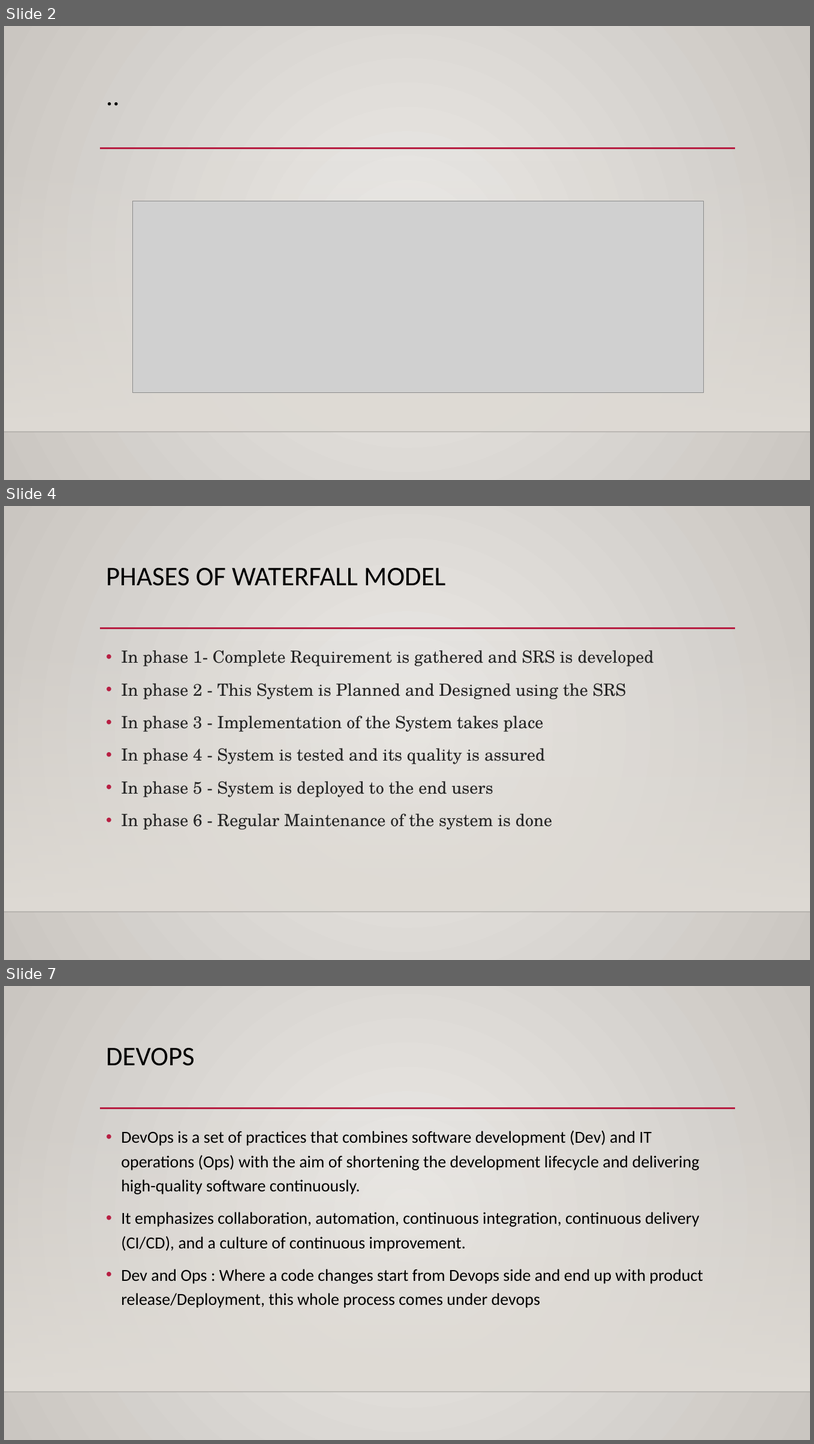
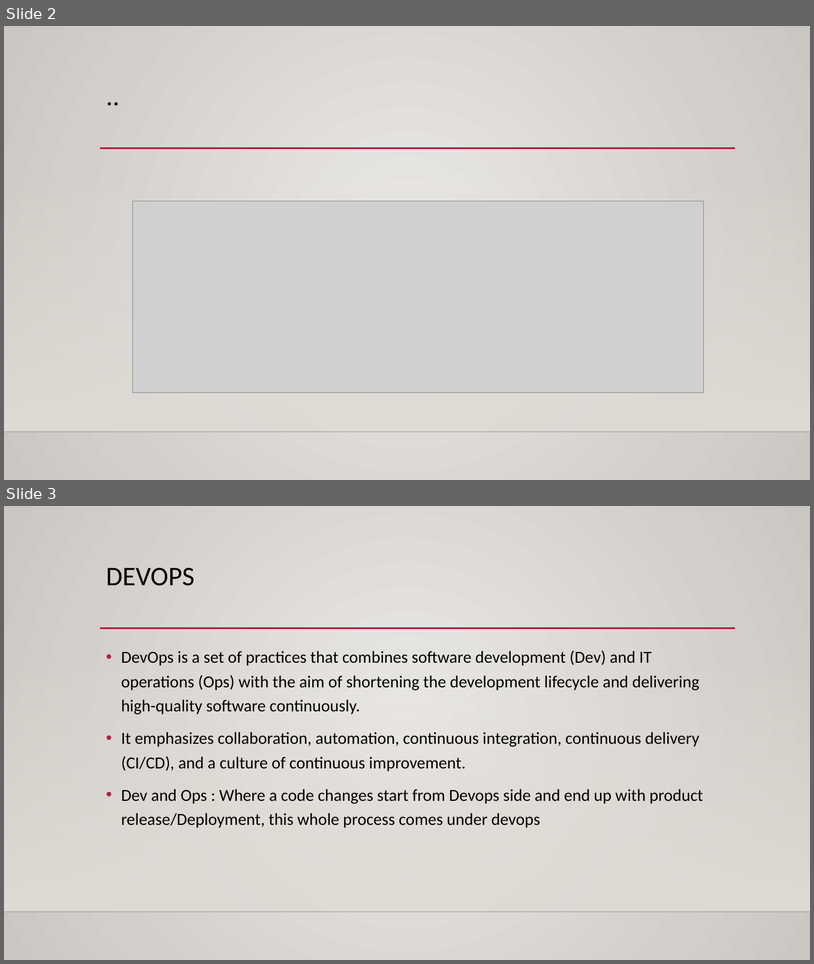
Before and after one commit to amitopenwriteup/gitlab-ci, a slide deck: CICD.pptx. Shown one above the other, each under a label of ours: slides 2, 4 and 7 before the commit, slides 2 and 3 after it; the slides between them are not shown. The pictures are 814x1444 and 814x964 pixels, drawn with LibreOffice and Linux fonts; fonts in the diff are those of the drawing; grey boxes stand for pictures; background and template pictures are left out. Boxes give left, top, right and bottom in pixels: in the first picture for what was removed or moved away, otherwise in the second. Text is boxed around its words. In the diff, an @@ line names an element or a change of style, - is before the commit and + after.

```diff
--- a/CICD.pptx
+++ b/CICD.pptx
@@ slide 4 removed at (4,506,810,960), background gradient #ECEAE7 to #CAC7C1; not listed: 3 template elements that a slide beside it also shows @@
@@ title removed at (106,568,446,586) @@
-PHASES OF WATERFALL MODEL
@@ text removed at (121,650,654,829) @@
-• In phase 1- Complete Requirement is gathered and SRS is developed
-• In phase 2 - This System is Planned and Designed using the SRS
-• In phase 3 - Implementation of the System takes place
-• In phase 4 - System is tested and its quality is assured
-• In phase 5 - System is deployed to the end users
-• In phase 6 - Regular Maintenance of the system is done
@@ what was slide 7 is now slide 3 @@
```
Also in this commit, not shown: 3 other slides removed.
